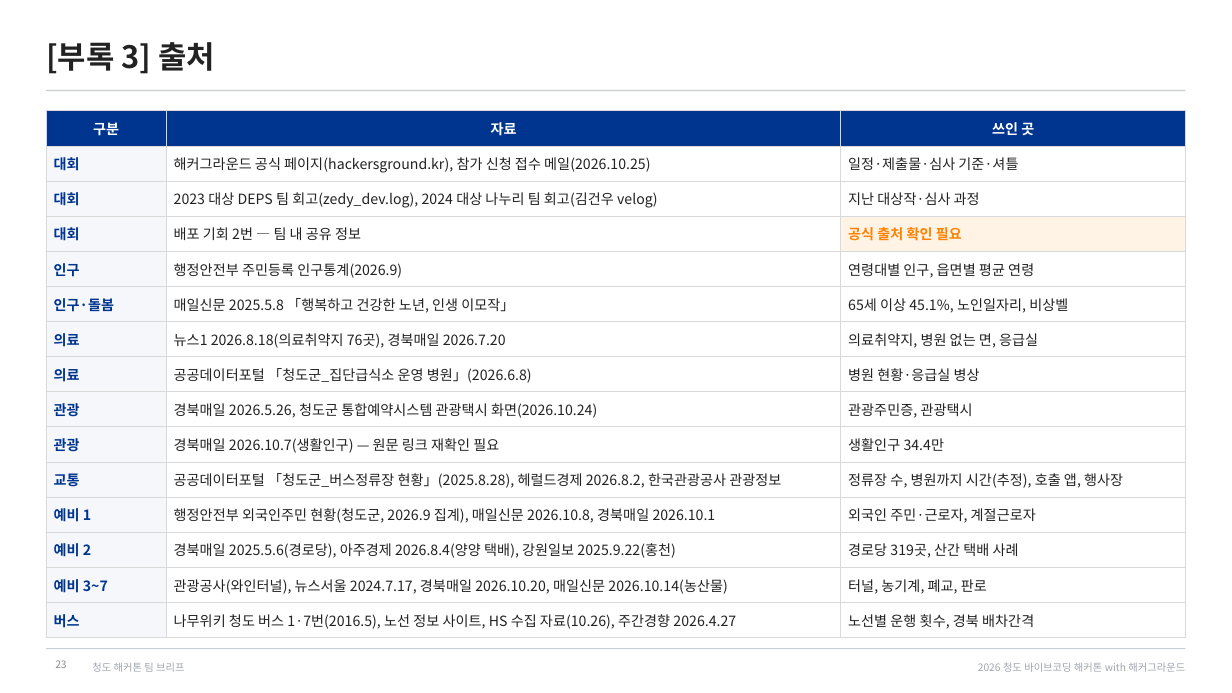
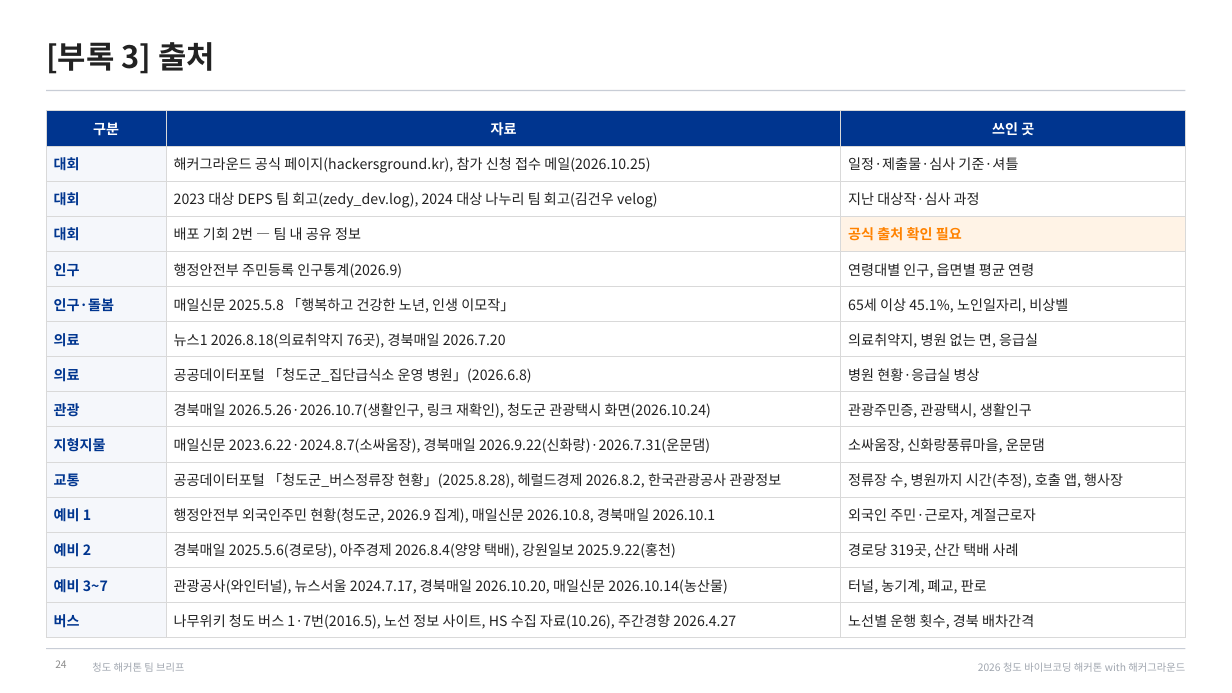
Before and after one commit to fordgril307-wq/Cheongdo_Hackathon, a slide deck: slide 24 of docs/team-brief/청도해커톤_팀브리프.pptx (slide 23 before the commit). Drawn at 1232x693 pixels with LibreOffice and Linux fonts; fonts in the diff are those of the drawing. Boxes give left, top, right and bottom in pixels: in the first picture for what was removed or moved away, otherwise in the second. Text is boxed around its words. In the diff, an @@ line names an element or a change of style, - is before the commit and + after.

```diff
--- a/docs/team-brief/청도해커톤_팀브리프.pptx
+++ b/docs/team-brief/청도해커톤_팀브리프.pptx
@@ table at box(46, 111, 1186, 633) @@
-row 9, column 2: 경북매일 2026.5.26, 청도군 통합예약시스템 관광택시 화면(2026.10.24)
+row 9, column 2: 경북매일 2026.5.26·2026.10.7(생활인구, 링크 재확인), 청도군 관광택시 화면(2026.10.24)
-row 9, column 3: 관광주민증, 관광택시
+row 9, column 3: 관광주민증, 관광택시, 생활인구
-row 10: 관광 | 경북매일 2026.10.7(생활인구) — 원문 링크 재확인 필요 | 생활인구 34.4만
+row 10: 지형지물 | 매일신문 2023.6.22·2024.8.7(소싸움장), 경북매일 2026.9.22(신화랑)·2026.7.31(운문댐) | 소싸움장, 신화랑풍류마을, 운문댐
@@ page number at box(55, 660, 66, 668): text changed @@
-23
+24
```
Also in this commit, not shown: 1 slide added, 3 other files.
